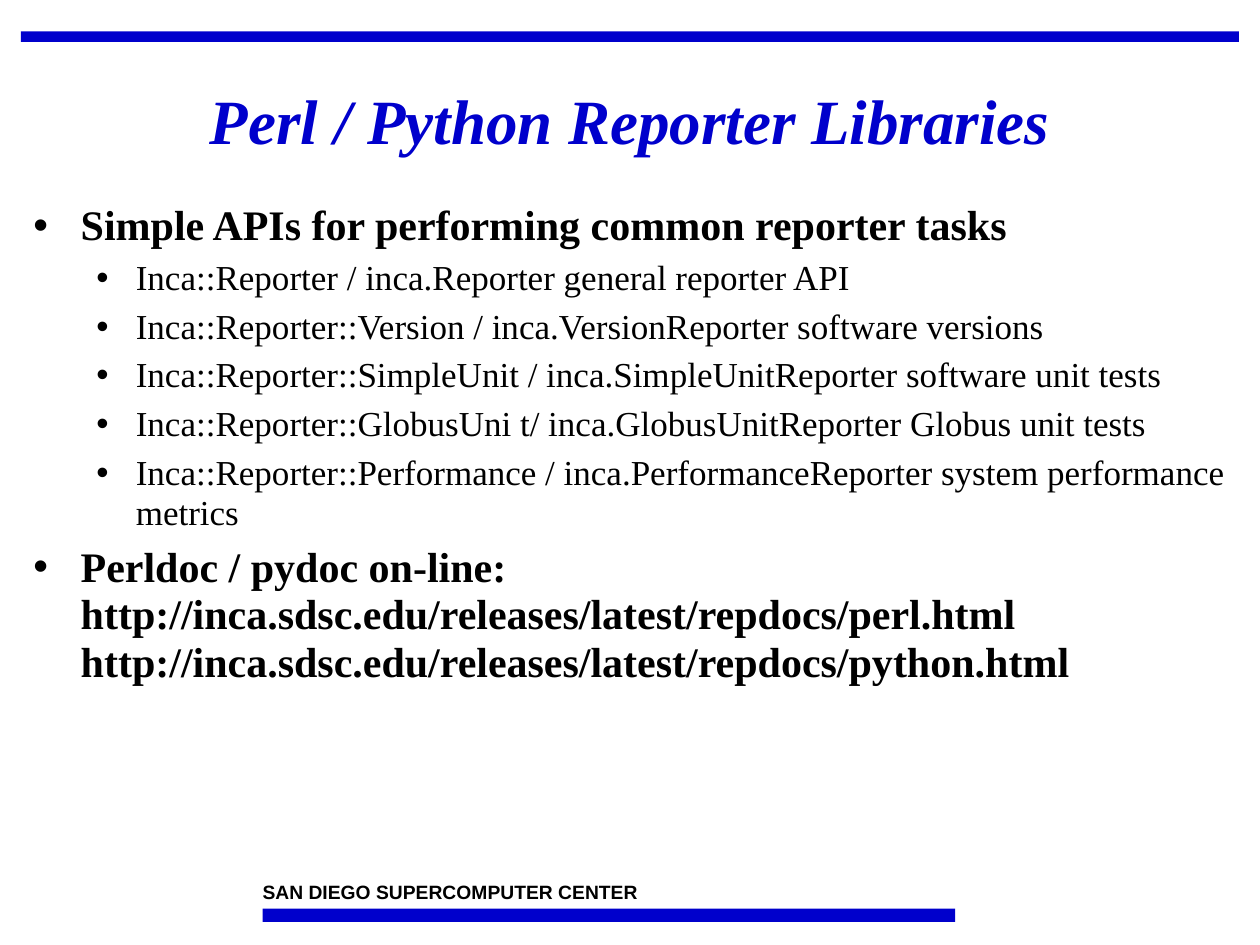
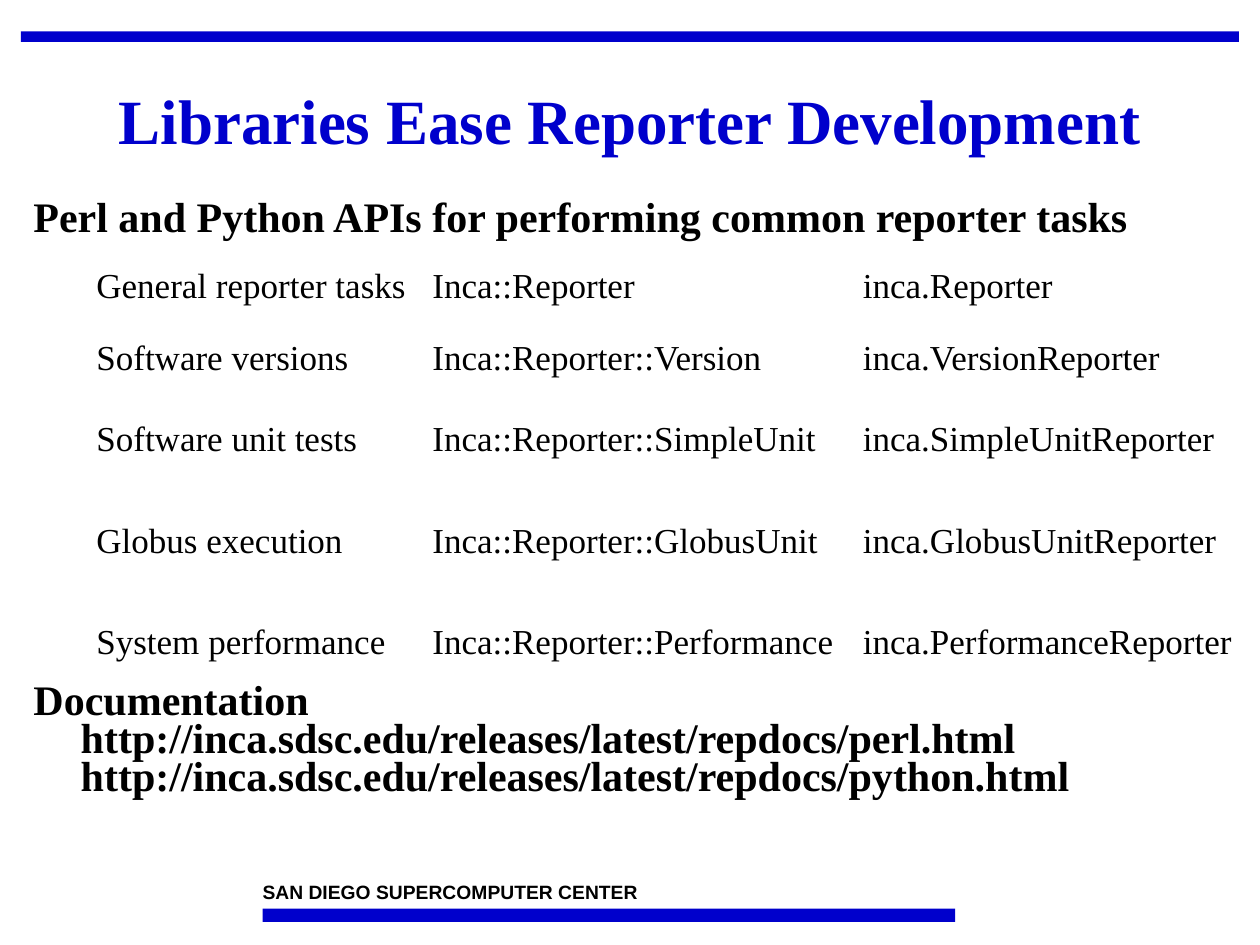
Before and after one commit to IncaProject/inca-xsede, a slide deck: slide 10 of talks/2008workshop/incaReporters.ppt (slide 11 before the commit). Drawn at 1260x945 pixels with LibreOffice and Linux fonts; fonts in the diff are those of the drawing; background and template pictures are left out. Boxes give left, top, right and bottom in pixels: in the first picture for what was removed or moved away, otherwise in the second. Text is boxed around its words. In the diff, an @@ line names an element or a change of style, - is before the commit and + after.

```diff
--- a/talks/2008workshop/incaReporters.ppt
+++ b/talks/2008workshop/incaReporters.ppt
@@ title at [119,100,1140,156]: text changed; italic off @@
-Perl / Python Reporter Libraries
+Libraries Ease Reporter Development
@@ text at [33,202,1127,800]: text changed; size 20 to 24 pt; bold on @@
-• Simple APIs for performing common reporter tasks
-  • Inca::Reporter / inca.Reporter general reporter API
-  • Inca::Reporter::Version / inca.VersionReporter software versions
-  • Inca::Reporter::SimpleUnit / inca.SimpleUnitReporter software unit tests
-  • Inca::Reporter::GlobusUni t/ inca.GlobusUnitReporter Globus unit tests
-  • Inca::Reporter::Performance / inca.PerformanceReporter system performance metrics
-• Perldoc / pydoc on-line: http://inca.sdsc.edu/releases/latest/repdocs/perl.html
-  http://inca.sdsc.edu/releases/latest/repdocs/python.html
+Perl and Python APIs for performing common reporter tasks
+Documentation http://inca.sdsc.edu/releases/latest/repdocs/perl.html
+http://inca.sdsc.edu/releases/latest/repdocs/python.html
@@ table added at [84,262,1260,721], 5 rows, 3 columns @@
+General reporter tasks | Inca::Reporter | inca.Reporter
+Software versions | Inca::Reporter::Version | inca.VersionReporter
+Software unit tests | Inca::Reporter::SimpleUnit | inca.SimpleUnitReporter
+Globus execution | Inca::Reporter::GlobusUnit | inca.GlobusUnitReporter
+System performance | Inca::Reporter::Performance | inca.PerformanceReporter
```
Also in this commit, not shown: 32 other slides changed, 1 slide added, 5 slides removed, 1 other file.
